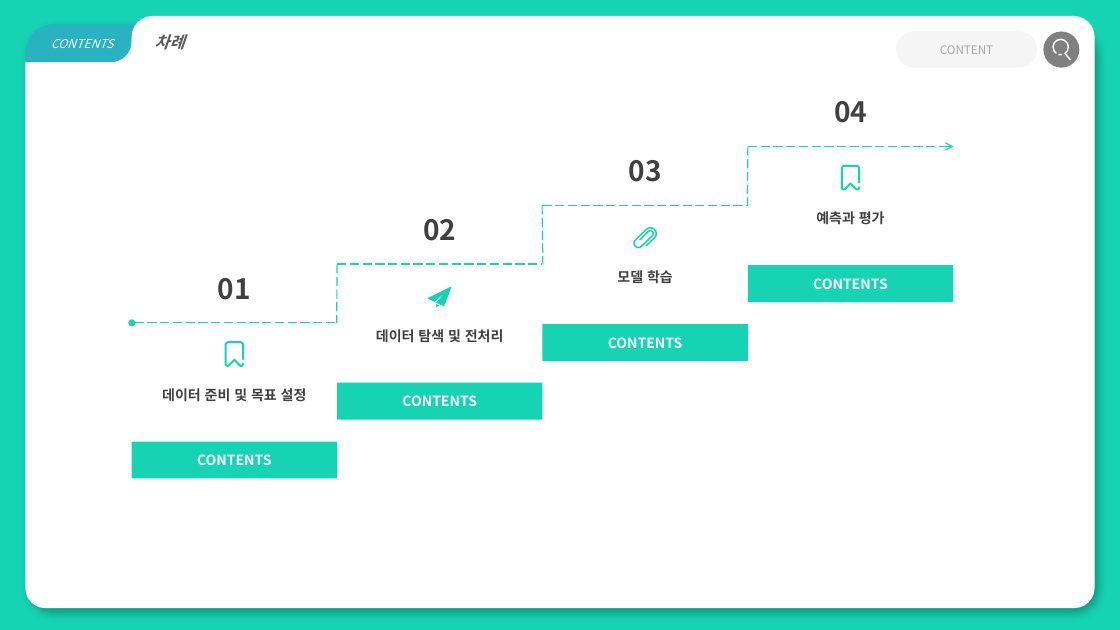
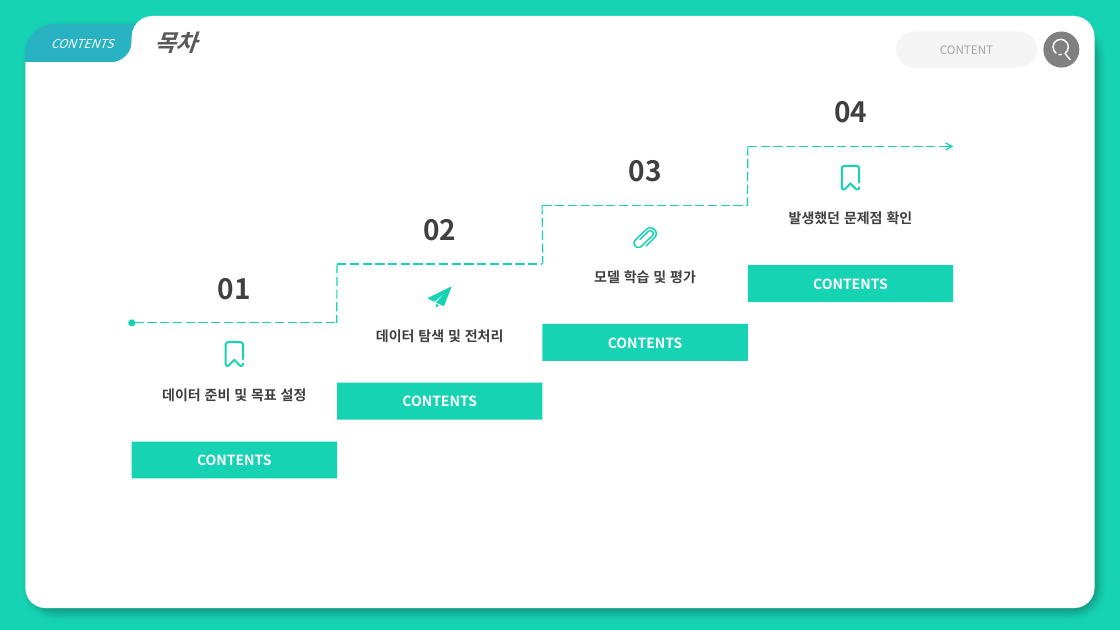
Before and after one commit to good-thing/life_exam, a slide deck: slide 2 of 특강 프로젝트 PPT.pptx. Drawn at 1120x630 pixels with LibreOffice and Linux fonts; fonts in the diff are those of the drawing. Boxes give left, top, right and bottom in pixels: in the first picture for what was removed or moved away, otherwise in the second. Text is boxed around its words. In the diff, an @@ line names an element or a change of style, - is before the commit and + after.

```diff
--- a/특강 프로젝트 PPT.pptx
+++ b/특강 프로젝트 PPT.pptx
@@ text in round same rect at [154,31,197,53]: text changed; size 14 to 20 pt @@
-    차례
+    목차
@@ text at [789,211,913,225]: text changed @@
-예측과 평가
+발생했던 문제점 확인
@@ text at [594,270,696,284]: text changed @@
-모델 학습
+모델 학습 및 평가
```
Also in this commit, not shown: 7 other slides changed, 3 slides added, 1 other file.
